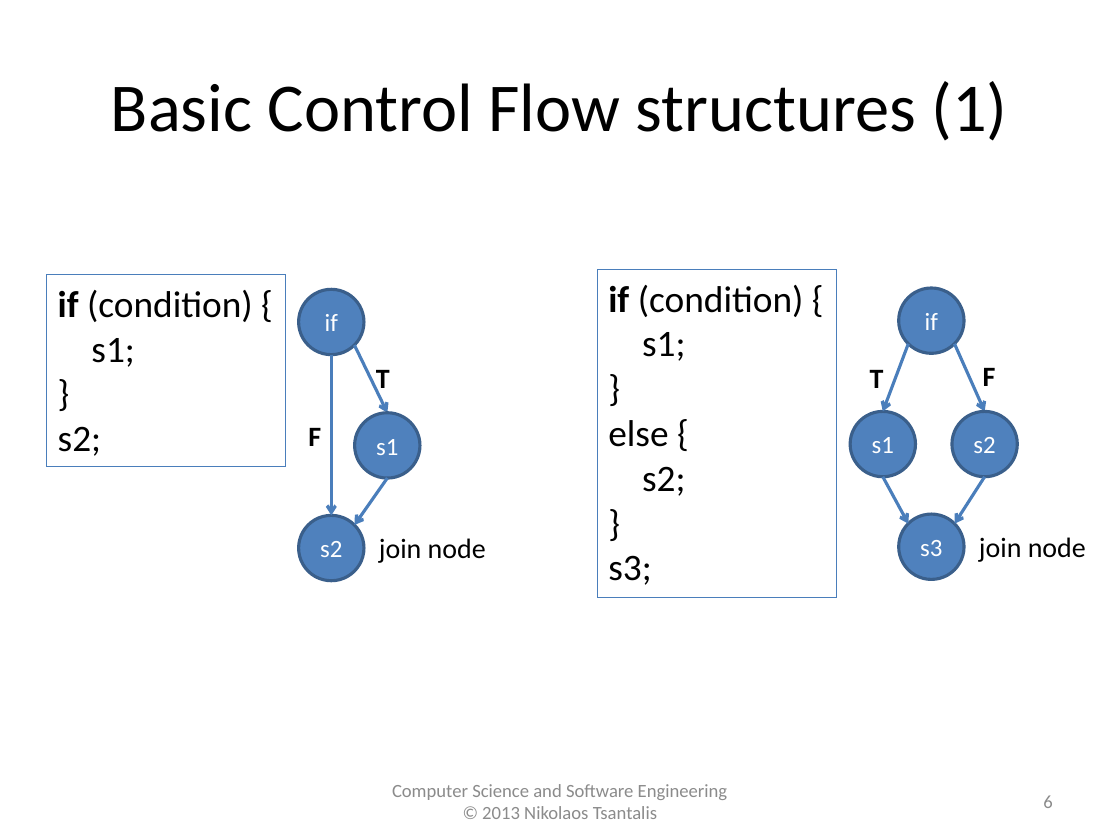
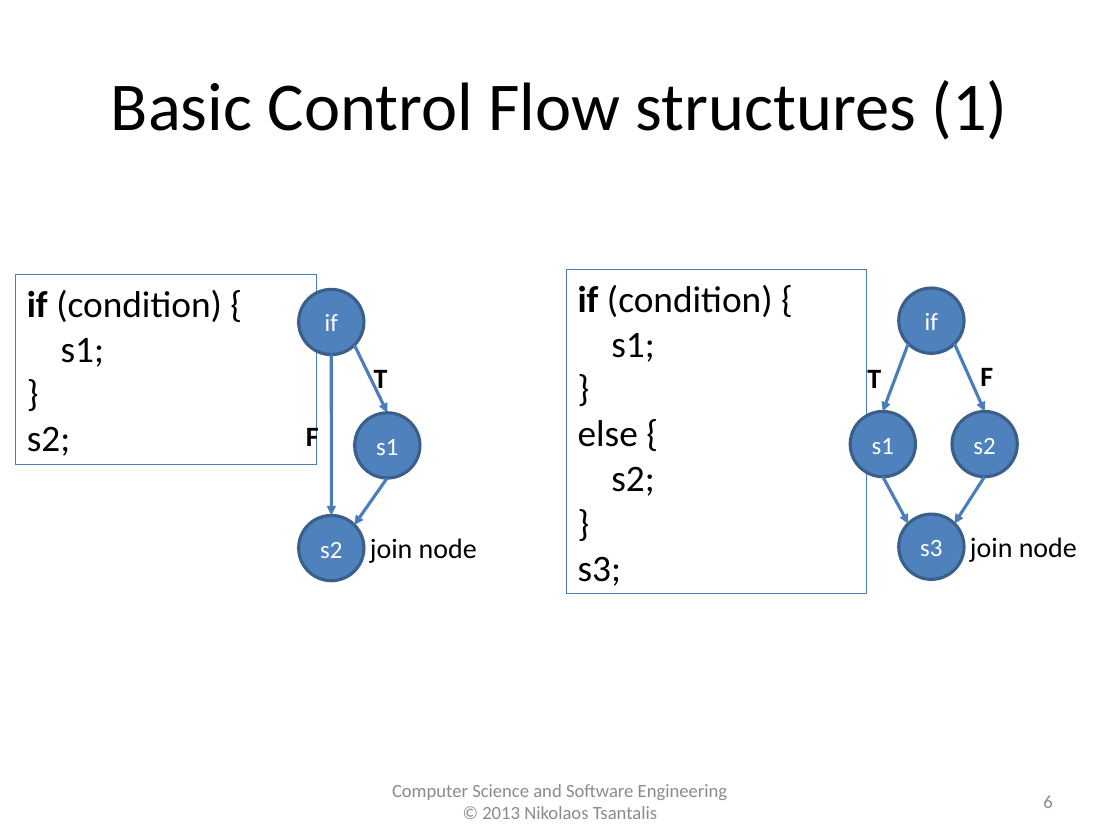
Before and after one commit to tajmilur-rahman/SOEN6611, a slide deck: slide 6 of lectures/lec2/McCabe_Complexity.pptx. Drawn at 1120x840 pixels with LibreOffice and Linux fonts; fonts in the diff are those of the drawing. Boxes give left, top, right and bottom in pixels: in the first picture for what was removed or moved away, otherwise in the second. Text is boxed around its words. In the diff, an @@ line names an element or a change of style, - is before the commit and + after.

```diff
--- a/lectures/lec2/McCabe_Complexity.pptx
+++ b/lectures/lec2/McCabe_Complexity.pptx
@@ rectangle "if (condition) {" at (16, 274, 316, 465): outline #4B7EBC 0.75 pt to #4A7EBB 0.75 pt @@
@@ rectangle "if (condition) {": place and size @@
-rectangle "if (condition) {" at (47, 274, 286, 467)
+rectangle "if (condition) {" at (16, 274, 316, 465)
@@ ellipse "if" at (299, 289, 364, 354): outline #3A5F8C 2 pt to #3A5F8B 2.01 pt @@
@@ rectangle "if (condition) {": place and size @@
-rectangle "if (condition) {" at (597, 270, 836, 598)
+rectangle "if (condition) {" at (567, 270, 867, 595)
@@ rectangle "if (condition) {" at (567, 270, 867, 595): outline #4B7EBC 0.75 pt to #4A7EBB 0.75 pt @@
@@ arrow (354, 345) - (388, 412): stroke #4B7EBC 2 pt to #4A7EBB 2.01 pt; arrowheads changed @@
@@ arrow (908, 344) - (883, 411): stroke #4B7EBC 2 pt to #4A7EBB 2.01 pt; arrowheads changed @@
@@ arrow (954, 344) - (984, 411): stroke #4B7EBC 2 pt to #4A7EBB 2.01 pt; arrowheads changed @@
@@ text "F" rewrapped from (308, 428, 321, 446) to (306, 423, 319, 453) @@
@@ ellipse "s1" at (850, 411, 915, 476): outline #3A5F8C 2 pt to #3A5F8B 2.01 pt @@
@@ text "join node": place and size @@
-text "join node" at (379, 538, 486, 563)
+text "join node" at (370, 538, 477, 563)
@@ text "join node": place and size @@
-text "join node" at (979, 537, 1086, 562)
+text "join node" at (970, 537, 1077, 562)
@@ text "Computer Science and Software Engineering" at (392, 784, 728, 819): text colour #8C8C8C to #8B8B8B @@
```
Also in this commit, not shown: 14 other slides changed, 3 other files.
